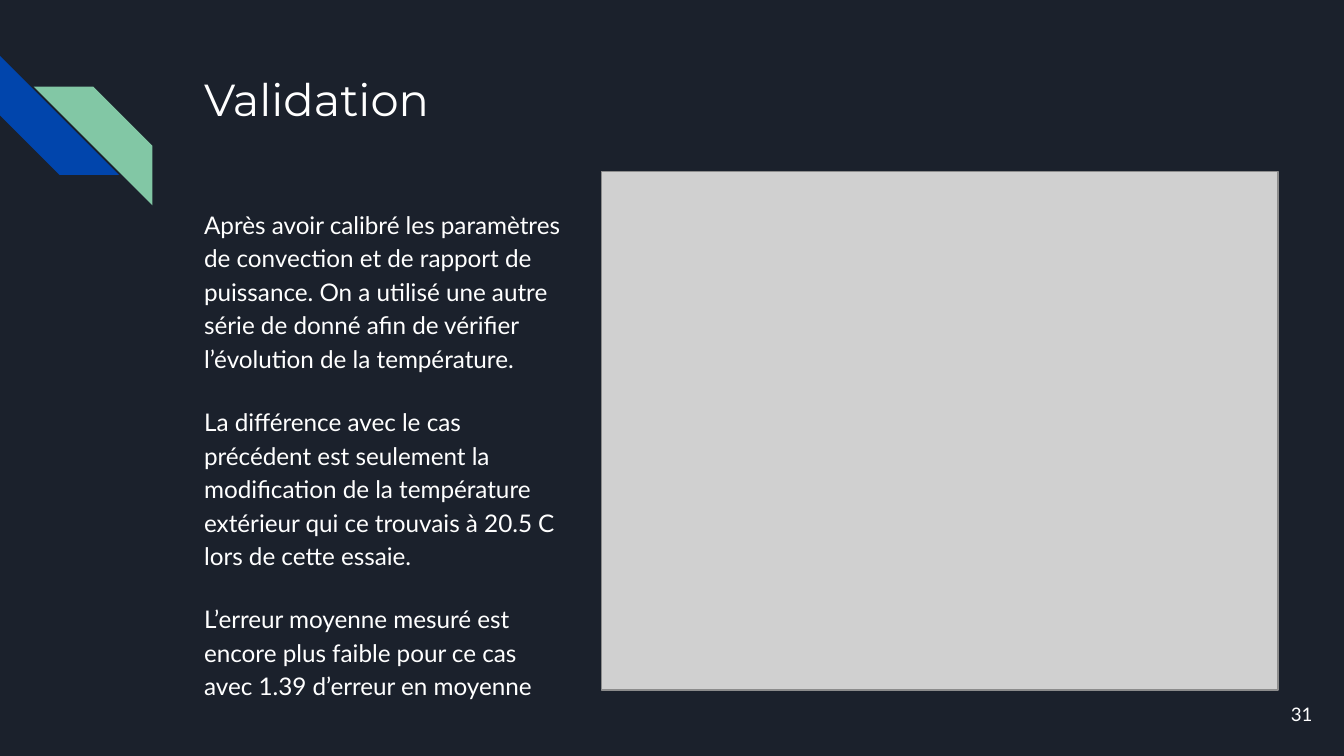
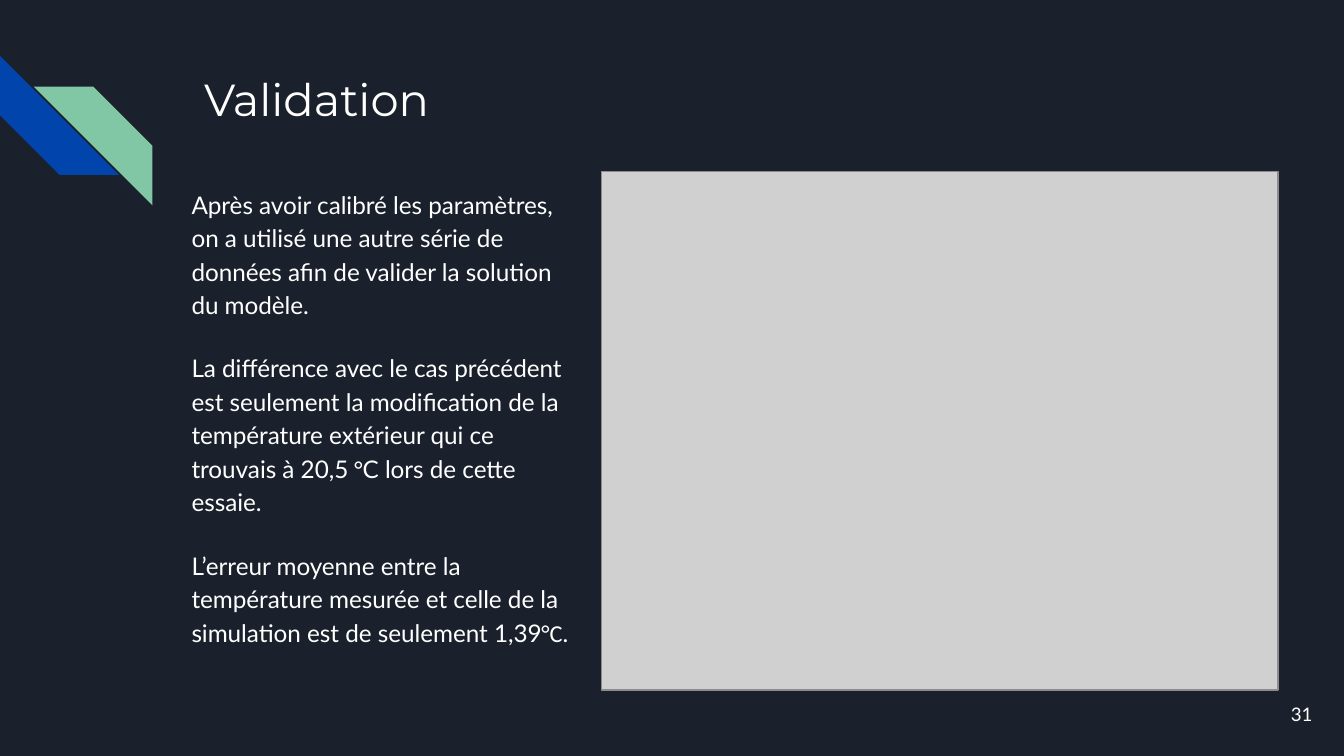
Before and after one commit to Luckabarbeau/Final_projet_mec8211, a slide deck: slide 31 of Presentation-projet-de-session.pptx. Drawn at 1344x756 pixels with LibreOffice and Linux fonts; fonts in the diff are those of the drawing; grey boxes stand for pictures. Boxes give left, top, right and bottom in pixels: in the first picture for what was removed or moved away, otherwise in the second. Text is boxed around its words. In the diff, an @@ line names an element or a change of style, - is before the commit and + after.

```diff
--- a/Presentation-projet-de-session.pptx
+++ b/Presentation-projet-de-session.pptx
@@ text at [192, 196, 568, 645]: text changed @@
-Après avoir calibré les paramètres de convection et de rapport de puissance. On a utilisé une autre série de donné afin de vérifier l’évolution de la température.
-La différence avec le cas précédent est seulement la modification de la température extérieur qui ce trouvais à 20.5 C lors de cette essaie.
-L’erreur moyenne mesuré est encore plus faible pour ce cas avec 1.39 d’erreur en moyenne
+Après avoir calibré les paramètres, on a utilisé une autre série de données afin de valider la solution du modèle.
+La différence avec le cas précédent est seulement la modification de la température extérieur qui ce trouvais à 20,5 °C lors de cette essaie.
+L’erreur moyenne entre la température mesurée et celle de la simulation est de seulement 1,39°C.
```
Also in this commit, not shown: 12 other slides changed, 2 other files.
